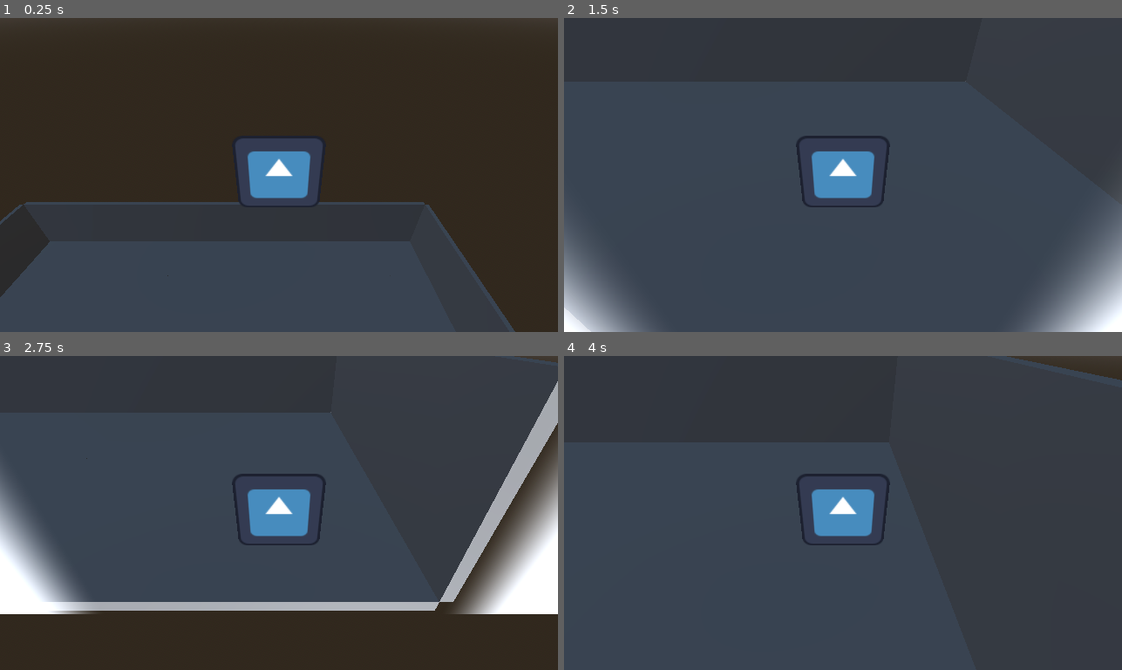
Above: before the commit, frames 1-4 (two rows, left to right).
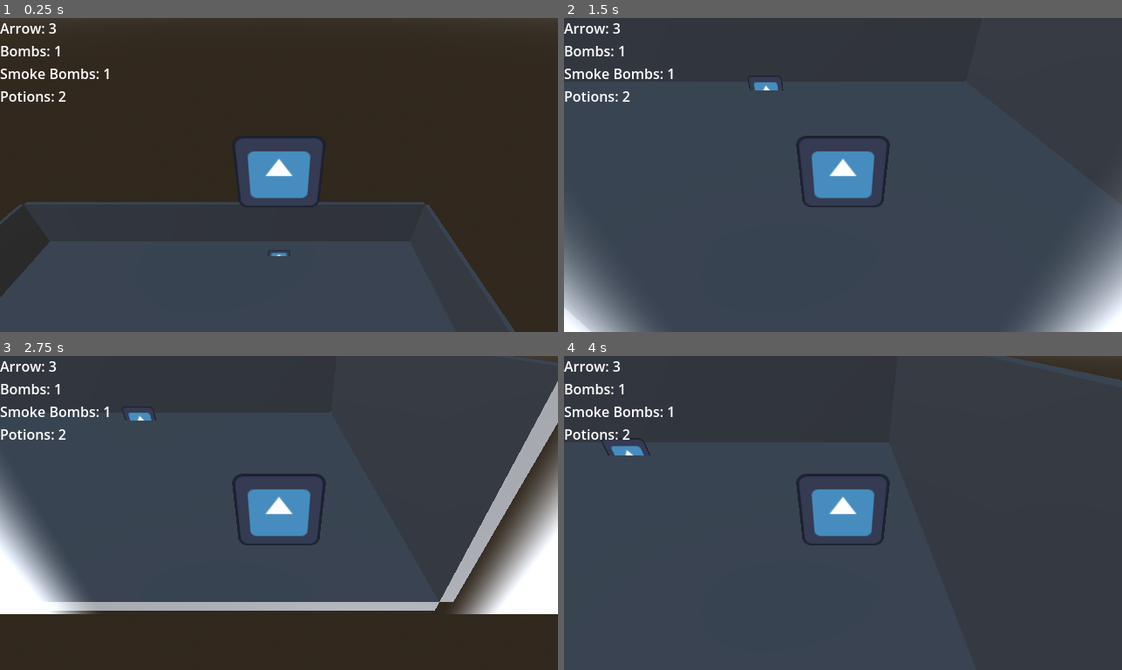
Above: after the commit, the same moments.

Repository: Torchki-Inc/godot-wild-jam-95
Game: Godot game, scene res://debug/scenes/test_world.tscn
Two runs of this game, one before a commit and one after it. Both use one fixed random seed, a clock stepped at 60 frames per second and the inputs below. This scene is started directly instead of the project's main scene. The engine's default icon, where the game draws it, is replaced by a stand-in: a white triangle on a blue panel in a dark square.
Inputs:
- Up to frame 1 (0.25 s): no input
- Up to frame 2 (1.5 s): hold D (move_right) 0.53-1.28 s; tap E (interact) at 0.6, 1.35 s; hold S (move_down) from 1.28 s (still down)
- Up to frame 3 (2.75 s): release S (move_down) at 2.03 s; hold D (move_right) from 2.03 s (still down); tap E (interact) at 2.1 s
- Up to frame 4 (4 s): release D (move_right) at 2.78 s; hold W (move_up) 2.78-3.53 s; tap E (interact) at 2.85, 3.6 s; hold A (move_left) from 3.53 s (still down)

The runs differ from the first frame. In frame 1, 0.8% of the frame differs, in the area x 0-52%, y 1-76%; in frame 2, 0.9%; in frame 3, 0.9%; in frame 4, 1.0%, in the area x 0-20%, y 1-32%.

Commit message:
Item pickup system
- fallback for item sprites

Diff:
--- a/wild_game_95/debug/scenes/test_world.tscn
+++ b/wild_game_95/debug/scenes/test_world.tscn
@@ -2,6 +2,7 @@
 
 [ext_resource type="PackedScene" uid="uid://b57xu2cle8m5n" path="res://scenes/player/player.tscn" id="1_4jxr4"]
 [ext_resource type="PackedScene" uid="uid://dfpt2p3g02nw1" path="res://debug/scenes/test_box.tscn" id="2_4jxr4"]
+[ext_resource type="PackedScene" uid="uid://p52mtcn56mv8" path="res://scenes/items/item.tscn" id="3_37slg"]
 
 [sub_resource type="ProceduralSkyMaterial" id="ProceduralSkyMaterial_4jxr4"]
 sky_horizon_color = Color(0.66224277, 0.6717428, 0.6867428, 1)
@@ -28,3 +29,9 @@
 
 [node name="Player" parent="." unique_id=1686751974 instance=ExtResource("1_4jxr4")]
 transform = Transform3D(1, 0, 0, 0, 1, 0, 0, 0, 1, 0, 11, 0)
+
+[node name="Items" type="Node3D" parent="." unique_id=508813741]
+
+[node name="Item" parent="Items" unique_id=1321334820 instance=ExtResource("3_37slg")]
+transform = Transform3D(1, 0, 0, 0, 1, 0, 0, 0, 1, 0, 0, -6.9)
+ITEM_TYPE = 3
--- /dev/null
+++ b/wild_game_95/scenes/items/item.gd
@@ -0,0 +1,39 @@
+class_name Item
+extends Node3D
+
+enum ItemType {
+	POTION,
+	SMOKE,
+	BOMB,
+	ARROW
+}
+
+@export var ITEM_TYPE: ItemType
+@export var sprite: Texture2D = preload("res://icon.svg")
+var in_pickup_area: bool = false
+
+func _ready() -> void:
+	if sprite != null:
+		$Sprite3D.texture = sprite
+
+
+
+func _process(delta: float) -> void:
+	if Input.is_action_just_pressed("interact") && in_pickup_area:
+		match ITEM_TYPE:
+			ItemType.POTION:
+				GameState.inventory.potions += 1
+			ItemType.SMOKE:
+				GameState.inventory.smoke_bombs += 1
+			ItemType.BOMB:
+				GameState.inventory.bombs += 1
+			ItemType.ARROW:
+				GameState.player.arrows += 1
+		queue_free()
+
+func _on_area_3d_area_exited(area: Area3D) -> void:
+	in_pickup_area = false
+
+
+func _on_area_3d_area_entered(area: Area3D) -> void:
+	in_pickup_area = true
--- a/wild_game_95/scenes/items/item.tscn
+++ b/wild_game_95/scenes/items/item.tscn
@@ -1,13 +1,20 @@
 [gd_scene format=3 uid="uid://p52mtcn56mv8"]
+
+[ext_resource type="Script" uid="uid://om4ctblvs7pa" path="res://scenes/items/item.gd" id="1_xhhhv"]
 
 [sub_resource type="SphereShape3D" id="SphereShape3D_c8qny"]
 radius = 2.0
 
 [node name="Item" type="Node3D" unique_id=1321334820]
+script = ExtResource("1_xhhhv")
 
 [node name="Sprite3D" type="Sprite3D" parent="." unique_id=614637331]
 
 [node name="Area3D" type="Area3D" parent="." unique_id=1323860294]
+monitorable = false
 
 [node name="CollisionShape3D" type="CollisionShape3D" parent="Area3D" unique_id=1277946452]
 shape = SubResource("SphereShape3D_c8qny")
+
+[connection signal="area_entered" from="Area3D" to="." method="_on_area_3d_area_entered"]
+[connection signal="area_exited" from="Area3D" to="." method="_on_area_3d_area_exited"]
--- a/wild_game_95/scenes/player/player.gd
+++ b/wild_game_95/scenes/player/player.gd
@@ -7,6 +7,8 @@
 
 @export_group("Camera")
 @export var head: Node3D
+@export var debug_label: Label
+
 
 enum FacingDirection {
 	FORWARD,
@@ -16,8 +18,12 @@
 }
 var current_facing: FacingDirection = FacingDirection.LEFT
 
+
 func _physics_process(delta: float) -> void:
 	RenderingServer.global_shader_parameter_set("player_position", global_position)
+
+	update_debug_label()
+
 	var input_dir := Vector2.ZERO
 	input_dir = Input.get_vector(
 		"move_left",
@@ -25,6 +31,7 @@
 		"move_up",
 		"move_down",
 	)
+
 	var direction := Vector3(input_dir.x, 0, input_dir.y)
 	var target_velocity := Vector3(input_dir.x * SPEED, 0, input_dir.y * SPEED)
 
@@ -41,3 +48,11 @@
 		velocity.y = 0.0
 
 	move_and_slide()
+
+
+func update_debug_label() -> void:
+	if debug_label:
+		debug_label.text = "Arrow: " + str(GameState.player.arrows) \
+			+ "\nBombs: " + str(GameState.inventory.bombs) \
+			+ "\nSmoke Bombs: " + str(GameState.inventory.smoke_bombs) \
+			+ "\nPotions: " + str(GameState.inventory.potions)
--- a/wild_game_95/scenes/player/player.tscn
+++ b/wild_game_95/scenes/player/player.tscn
@@ -8,16 +8,18 @@
 
 [sub_resource type="CameraAttributesPractical" id="CameraAttributesPractical_dovo2"]
 
-[node name="Player" type="CharacterBody3D" unique_id=1686751974 node_paths=PackedStringArray("head")]
+[node name="Player" type="CharacterBody3D" unique_id=1686751974 node_paths=PackedStringArray("head", "debug_label")]
 script = ExtResource("1_8afob")
 SPEED = 7.0
 acceleration = 1.0
 head = NodePath("CameraRig")
+debug_label = NodePath("CameraRig/SpringArm3D/Camera3D/CanvasLayer/Debug")
 
 [node name="Sprite3D" type="Sprite3D" parent="." unique_id=112874671]
 texture = ExtResource("2_dovo2")
 
 [node name="InteractZone" type="Area3D" parent="." unique_id=1837636290]
+monitoring = false
 
 [node name="CollisionShape3D" type="CollisionShape3D" parent="InteractZone" unique_id=1401344331]
 shape = SubResource("CapsuleShape3D_c8qny")
@@ -36,3 +38,9 @@
 attributes = SubResource("CameraAttributesPractical_dovo2")
 fov = 60.0
 size = 10.0
+
+[node name="CanvasLayer" type="CanvasLayer" parent="CameraRig/SpringArm3D/Camera3D" unique_id=637980831]
+
+[node name="Debug" type="Label" parent="CameraRig/SpringArm3D/Camera3D/CanvasLayer" unique_id=1570445388]
+offset_right = 40.0
+offset_bottom = 23.0
--- a/wild_game_95/scripts/autoload/game_state.gd
+++ b/wild_game_95/scripts/autoload/game_state.gd
@@ -1,22 +1,30 @@
 extends Node
 
 enum State{
-	MENU,
-	PAUSED,
-	EXPLORING,
-	FIGHTING,
+    MENU,
+    PAUSED,
+    EXPLORING,
+    FIGHTING,
 }
 
-var player = {
-	health = 100
+var player := {
+    "health": 100,
+    "max_health": 100,
+    "arrows": 3,
+}
+
+var inventory := {
+    "potions": 2,
+    "bombs": 1,
+    "smoke_bombs": 1,
 }
 
 var state:State = State.MENU
 var prev_state = state
 
 func set_state(new_state: State) -> void:
-	if new_state == state:
-		return
+    if new_state == state:
+        return
 
-	prev_state = state
-	state = new_state
+    prev_state = state
+    state = new_state
Not shown, added: wild_game_95/scenes/items/item.gd.uid
